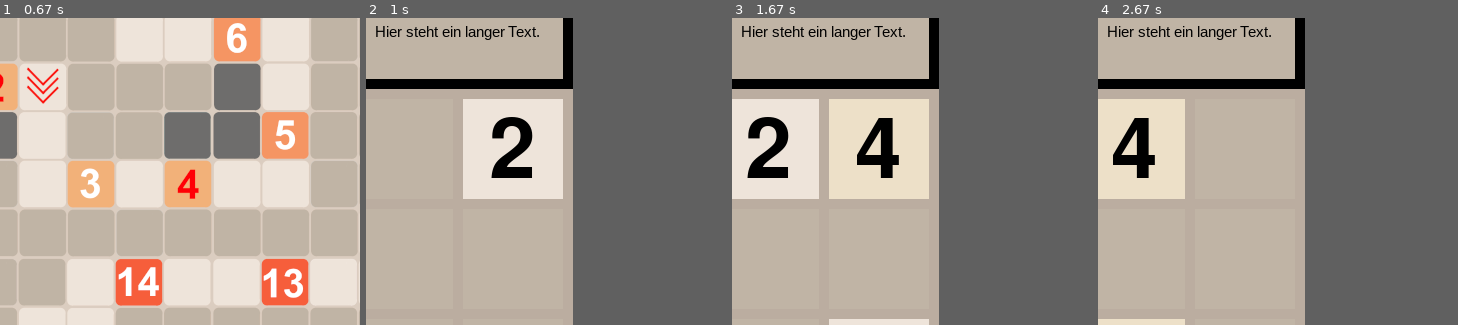
Above: before the commit, frames 1-4 (left to right).
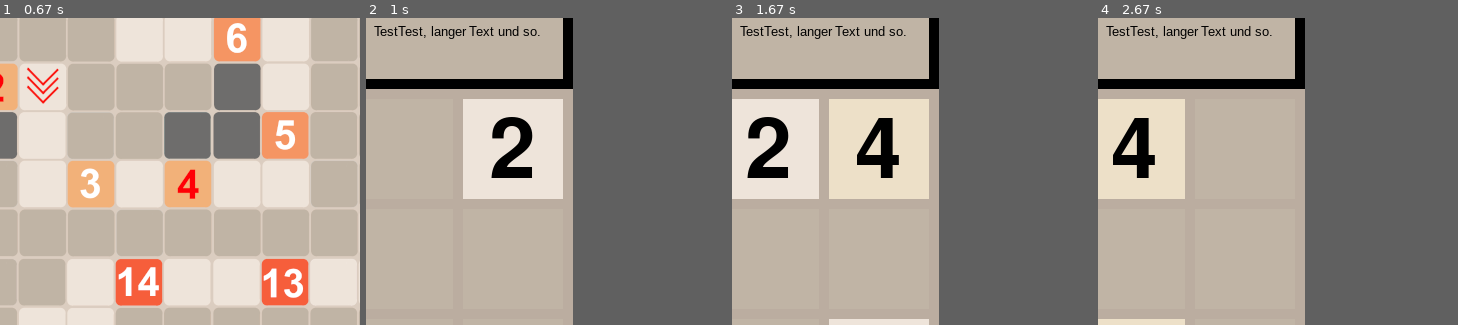
Above: after the commit, the same moments.

Repository: KapitaenKirSche/2048
Game: pygame game, started from main.py
Two runs of this game, one before a commit and one after it. Both use one fixed random seed, a clock stepped at 60 frames per second and the inputs below.
Inputs (mouse positions are % of the whole screen's width and height, from its top left):
- Up to frame 1 (0.67 s): tap Enter at 0.33 s
- Up to frame 2 (1 s): click (4, 37) at 0.72 s
- Up to frame 3 (1.67 s): hold Right 1-1.47 s; hold Up from 1.5 s (still down)
- Up to frame 4 (2.67 s): release Up at 1.8 s; hold Left from 2.33 s (still down)
The pictures show only the part of the screen within x 18-68%, y 18-68%; the shares and areas given below are measured in that part.

Frame 1 is identical in both runs. In frame 2, 0.9% of the frame differs, in the area x 2-49%, y 2-8%; in frame 3, 0.9%; in frame 4, 0.9%.

Commit message:
code cleanup

Diff:
--- a/config.py
+++ b/config.py
@@ -1,6 +1,5 @@
-#Farben
 import pygame
-
+#Initial
 colors = {
     0: (192, 180, 165),
     2: (238, 228, 218),
@@ -19,11 +18,6 @@
     "text_2&4": (0, 0, 0),
     "text_rest": (255, 255, 255)
 }
-tile_surfaces = {}
-tile_list = [0, 2, 4, 8, 16, 32, 64, 128, 256, 512, 1024, 2048]
-
-level1_board = [[0, 0, 2], [0, 0, 0], [2, 0, 0]]
-boards = {"level1": level1_board}
 
 # Größe des Spielfeldes
 width = 4  #  Felder breit
@@ -50,6 +44,49 @@
 
 # Spiel
 board = []
+
+
+
+
+
+
+tile_list = [0, 2, 4, 8, 16, 32, 64, 128, 256, 512, 1024, 2048]
+current_level=0
+gamemode=""
+maxWertTile = 2048
+levelGoalText="TestTest, langer Text und so."
+
+#Dictionary der pygame surfaces der Tiles. wird beim status gameInit -> setuptiles() initialisiert.
+tile_surfaces = {}
+
+#boardsetup
+boards={}
+boards[1] = [[0, 0, 2],
+             [0, 0, 0],
+             [2, 0, 0]]
+
+#Sizes
+sizes={}
+sizes[1]=100
+
+#Sizes in between
+sizes_in_between={}
+sizes_in_between[1]=10
+
+#Gamemodes
+gamemodes={}
+gamemodes[1]="maxTile"
+
+#maxTiles
+maxTiles = {}
+maxTiles[1]=128
+
+#UITexts
+level_goal_texts={}
+level_goal_texts[1]="Erreiche das "+str(maxTiles[1])+" Tile."
+
+
+
 
 #default fuer Richtung. Up-0,Right-1,Down-2,Left-3
 direction = -1
@@ -79,8 +116,6 @@
     "overworld2":
     overworld2_original
 }
-
-maxWertTile = 2048
 
 r_siz = 49
 
--- a/logic.py
+++ b/logic.py
@@ -57,21 +57,17 @@
     board = merge(board)
   return board
 
-
-
 def left(board, maxim=-1):
   board = rotateRight(board)
   board = up(board, maxim)
   board = rotateRight(board, 3)
   return board
 
-
 def right(board, maxim=-1):
   board = rotateRight(board, 3)
   board = up(board, maxim)
   board = rotateRight(board)
   return board
-
 
 def up(board, maxim=-1):
   '''
@@ -118,7 +114,6 @@
 
   return inp_board
 
-
 def down(board, maxim=-1):
   board = rotateRight(board, 2)
   board = up(board, maxim)
@@ -206,13 +201,13 @@
   return beweg_mogl
 
 
-def maxWert(board):
+def biggestTile(board):
   '''
   input: board(Spielfeld, Matrix)
 
-  gibt den höchsten Zellenwert aus
-
-  return: höchster(int, höchster Zellenwert)
+  gibt den Wert der höchsten Zelle aus
+
+  return: hoechster(int, höchster Zellenwert)
   '''
   hoechster = 0
   for zeile in board:
@@ -246,9 +241,9 @@
          y(int,laenge y-Achse Matrix),
          anzahlnewrand(int, gibt an, wieviele neue Zellen zuffällig befüllt werden sollen)
 
-  baut eine Matrix anhand den x- und y Längen auf und füllt mit leeren Feldern
-
-  output:board(Matrix,Spielfeld mit zwei zufälligen zweien bzw. vieren)
+  baut eine Matrix anhand den x- und y Längen auf und füllt mit leeren Feldern, bzw. neuen 2en und vieren, der Anzahl 'anzahlnewrand'
+
+  output:board(Matrix,Spielfeld mit 'anzahlnewrand' zufälligen zweien bzw. vieren)
   '''
   board = []
   for i in range(y):
@@ -265,6 +260,38 @@
         config.score+=j*-2
 
   print(config.score)
+
+
+#----------------------------------------------------------------------------------------------------------------------#
+#Funktionen, die für den status des Spiels verantwortlich sind. Setzten Level aus, initialisieren, etc.
+
+
+def initLevel(board):
+  level=config.current_level
+
+  config.size = config.sizes[level]
+  config.size_in_between = config.sizes_in_between[level]
+
+  config.board = copy.deepcopy(board)
+  config.width = len(board[0])
+  config.length = len(board)
+
+  config.gamemode=config.gamemodes[level]
+  if config.gamemodes[level] == "maxTile":
+    config.maxWertTile=config.maxTiles[level]
+  config.levelGoalText=config.level_goal_texts[level]
+
+  config.yextra_top = config.size + config.size // 2 + 3 * config.size_in_between
+  config.xmax = config.width * config.size + config.xextra + config.size_in_between * (
+      config.width + 1)
+  config.ymax = config.yextra_top + config.length * config.size + config.yextra + config.size_in_between * (
+      config.length + 1)
+
+
+  setup_surfaces_ui()
+  config.score=0
+
+
 
 
 #Zeichnen---------------------------------------------------------
@@ -288,21 +315,12 @@
       fenster.blit(tile_surfs[tile], (rectx, recty))
 
 
-def drawUIingame(fenster, colors=config.colors,level_goal_text="Hier steht ein langer Text."):
+def drawUIingame(fenster, colors=config.colors,level_goal_text=config.levelGoalText):
   '''
   Input: score(int, aktuelle Punktezahl), fenster(pygame.window)
   Zeichnet das Spielfeld in das Fenster
   '''
-  level_goal_text_list=level_goal_text.split(" ")
-  level_goal_text_to_giveout=""
-  index=0
-  # for i in level_goal_text_list:
-  #   if index == len(level_goal_text_list)//2+1:
-  #     level_goal_text_to_giveout+="\n"
-  #     level_goal_text_to_giveout+=i+" "
-  #   else:
-  #     level_goal_text_to_giveout+=i+" "
-  #   index+=1
+
   level_goal_text_to_giveout=level_goal_text
 
 
@@ -341,45 +359,6 @@
 def drawOverworld(fenster, site):
   fenster.blit(config.bilder["overworld" + str(site)], (0, 0))
 
-
-def konsolenAusgabe(board):
-  for i in board:
-    print(str(i))
-  print("\n\n")
-
-
-#---------------------------------------------------------------------------------------------------------------------#
-
-def setup_tiles(width,
-                heigth,
-                tile_list=config.tile_list,
-                colors=config.colors,
-                font="assets/fonts/ClearSans-Bold.ttf",
-                font_color=(255, 255, 255)):
-  tiles = {}
-  for tile in tile_list:
-    tile_surf = pygame.Surface((width, heigth))
-    tile_surf.fill(colors.get(tile))
-    draw_text_in_box(tile_surf, tile, font)
-    tiles[tile] = tile_surf
-
-  return tiles
-
-def setup_surfaces_ui():
-  config.ui_bg_box=pygame.Surface((config.xmax, config.yextra_top))
-  config.ui_bg_pos=((0,0))
-
-  config.score_txt_box = pygame.Surface((config.size, config.size // 2))
-  config.score_txt_pos = (config.size_in_between,config.size_in_between)
-
-  config.score_box = pygame.Surface((config.size, config.size))
-  config.score_pos = (config.size_in_between, config.size_in_between*2+config.size // 2)
-
-  config.level_info_box = pygame.Surface(((config.width-1)*config.size+(config.width-2)*config.size_in_between, config.size//2))
-  config.level_info_pos = (2*config.size_in_between+config.size, config.size_in_between)
-
-  config.level_goal_box = pygame.Surface(((config.width-1)*config.size+(config.width-2)*config.size_in_between, config.size))
-  config.level_goal_pos = (2 * config.size_in_between + config.size, config.size_in_between*2+config.size // 2)
 
 
 def draw_text_in_box(surface,
@@ -418,19 +397,41 @@
                                 (surfheight / 2 - text_height / 2) + 3))
 
 
-
-
-
-def initLevel(board):
-  config.board = copy.deepcopy(board)
-  config.width = len(board[0])
-  config.length = len(board)
-  config.yextra_top = config.size + config.size // 2 + 3 * config.size_in_between
-  config.xmax = config.width * config.size + config.xextra + config.size_in_between * (
-      config.width + 1)
-  config.ymax = config.yextra_top + config.length * config.size + config.yextra + config.size_in_between * (
-      config.length + 1)
-
-
-  setup_surfaces_ui()
-  config.score=0
+def konsolenAusgabe(board):
+  for i in board:
+    print(str(i))
+  print("\n\n")
+
+
+#---------------------------------------------------------------------------------------------------------------------#
+#Init Zeichnen
+def setup_tiles(width,
+                heigth,
+                tile_list=config.tile_list,
+                colors=config.colors,
+                font="assets/fonts/ClearSans-Bold.ttf",
+                font_color=(255, 255, 255)):
+  tiles = {}
+  for tile in tile_list:
+    tile_surf = pygame.Surface((width, heigth))
+    tile_surf.fill(colors.get(tile))
+    draw_text_in_box(tile_surf, tile, font)
+    tiles[tile] = tile_surf
+
+  return tiles
+
+def setup_surfaces_ui():
+  config.ui_bg_box=pygame.Surface((config.xmax, config.yextra_top))
+  config.ui_bg_pos=((0,0))
+
+  config.score_txt_box = pygame.Surface((config.size, config.size // 2))
+  config.score_txt_pos = (config.size_in_between,config.size_in_between)
+
+  config.score_box = pygame.Surface((config.size, config.size))
+  config.score_pos = (config.size_in_between, config.size_in_between*2+config.size // 2)
+
+  config.level_info_box = pygame.Surface(((config.width-1)*config.size+(config.width-2)*config.size_in_between, config.size//2))
+  config.level_info_pos = (2*config.size_in_between+config.size, config.size_in_between)
+
+  config.level_goal_box = pygame.Surface(((config.width-1)*config.size+(config.width-2)*config.size_in_between, config.size))
+  config.level_goal_pos = (2 * config.size_in_between + config.size, config.size_in_between*2+config.size // 2)
--- a/main.py
+++ b/main.py
@@ -8,6 +8,7 @@
   # Abfrage von Events (Tastendruck / Mausklick)
   for event in pygame.event.get():
     if event.type == pygame.KEYDOWN:
+
       if cfg.status == "inGame":
         if event.key == pygame.K_UP:
           cfg.direction = 0
@@ -20,9 +21,13 @@
 
         if event.key == pygame.K_LEFT:
           cfg.direction = 3
+
+
+      #Homescreen
       elif cfg.status == "home":
         cfg.status = "overworldinit"
 
+      #overworld
       elif cfg.status == "overworldinit":
         pass
       elif cfg.status == "overworld1":
@@ -36,20 +41,19 @@
       elif cfg.status == "overworld3":
         pass
 
+
       if event.key == pygame.K_ESCAPE:
         pygame.quit()
         quit()
-      if event.key == pygame.K_SPACE:
-
-        pass
       if event.type == pygame.QUIT:
         pygame.quit()
         quit()
 
-    if cfg.status == "overworld1":
-      if event.type == pygame.MOUSEBUTTONDOWN:
-        if event.button == 1:  # Left mouse button.
 
+    if event.type == pygame.MOUSEBUTTONDOWN:
+      if event.button == 1:  # Left mouse button.
+
+        if cfg.status == "overworld1":
           for area in cfg.clickpos_levelselect1:
             if area[0].collidepoint(event.pos):
 
@@ -65,6 +69,10 @@
   '''
   #global board, direction, changed, status, width, length, tile_surfaces, boards
 
+
+
+  #Status des Spiels--------------------------------------
+  #Overworld
   if cfg.status == "homeInit":
     pass
   elif cfg.status == "overworldinit":
@@ -74,20 +82,27 @@
   elif cfg.status == "overworld2":  #in Levelselect Seite2
     pass
 
-  elif cfg.status == "level1Init":
-    initLevel(cfg.boards.get("level1"))
+  #LevelxInit
+  elif "level" in cfg.status:
+    if "Init" in cfg.status:
+      cfg.current_level=int(cfg.status[5])
+      initLevel(cfg.boards.get(cfg.current_level))
 
 
-
-  elif cfg.status == "gameInit":  #Erstes mal im Spiel
+  elif cfg.status == "gameInit":  #Erstes mal im Spiel (dem richtigen Spiel, nicht homescreen)
     #board = buildBoard(width, length, 2)
     cfg.tile_surfaces = setup_tiles(cfg.size, cfg.size)
 
-  elif cfg.status == "inGame":  #aktuell im Spiel
+
+  # aktuell im Spiel
+  elif cfg.status == "inGame":
     if bewegung_moeglich_generell(cfg.board) == False:
       cfg.status = "gameOver"
-    elif maxWert(cfg.board) == cfg.maxWertTile:
-      cfg.status = "sieg"
+
+    if cfg.gamemode=="maxTile":
+      if biggestTile(cfg.board) == cfg.maxWertTile:
+        cfg.status = "sieg"
+
     if cfg.direction >= 0:  #Wenn Pfeiltaste gedrückt ist
       if bewegungMoeglichSpeziell(cfg.board, cfg.direction) == True:
         cfg.board = move(cfg.board, cfg.direction)
